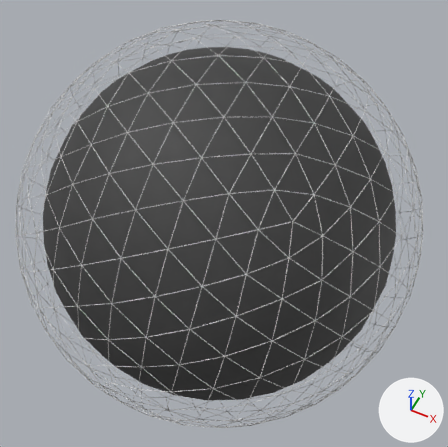
Two versions of the FBX model Assets/3DObjects/VacuumBalloon.fbx, one commit apart.
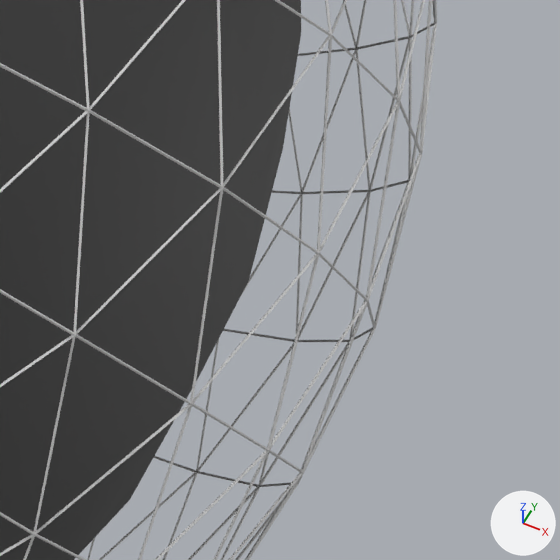
The first picture shows the older version from a 50 mm lens placed at (38.8, -75.8, 95.3), pointed at (0.6, 0.8, -0.4). The close-ups show both versions on the part from 75% to 100% of the width and 51% to 76% of the height of that picture; other places that the commit changed are outside them. Every picture has the same lights, and +X, +Y and +Z are marked at lower right. Where no turn or scale is listed for an object, it has been applied to the vertices.

Objects in the first close-up: 'GD_mesh', 'Sphere'.
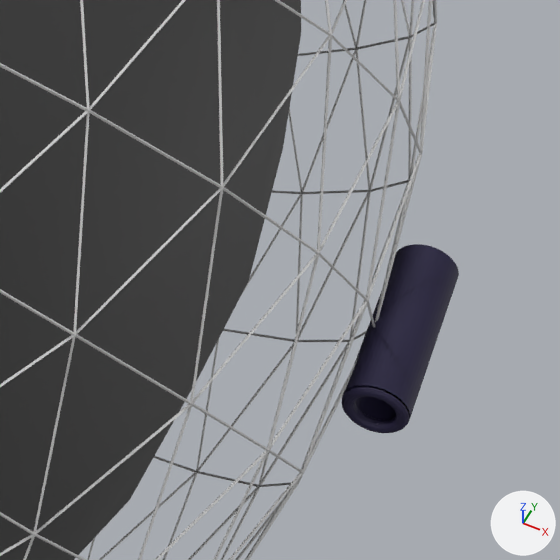
Edits to the bpy script that builds the scene:
```text
Add mat_material_004:
    mat_material_004 = principled_material('Material.004')
    mat_material_004.base_color = (0.0135, 0.00916, 0.047)  # dark blue #1f183d
    mat_material_004.roughness = 0.69
Add me_cylinder:
    me_cylinder.from_pydata(...)  # 720 vertices, 768 faces; spans x -2.22..0.74, y -3.46..4.14, z -1.67..0.83
    me_cylinder.materials.append(mat_material_004)  # dark blue #1f183d
Add ob_cylinder:
    ob_cylinder = bpy.data.objects.new('Cylinder', me_cylinder)
    ob_cylinder.location = (41.83, 0.0, 0.0)
```

Where the change shows, as pixel boxes [x1, y1, x2, y2] in the close-ups (560 x 560 px):
'Cylinder', added (blue): after [342, 244, 459, 433]
